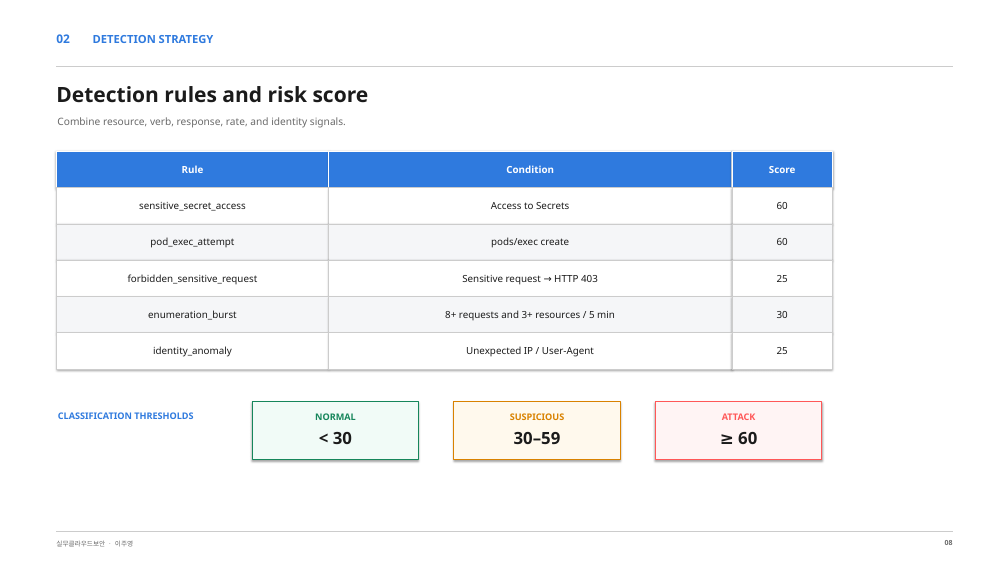
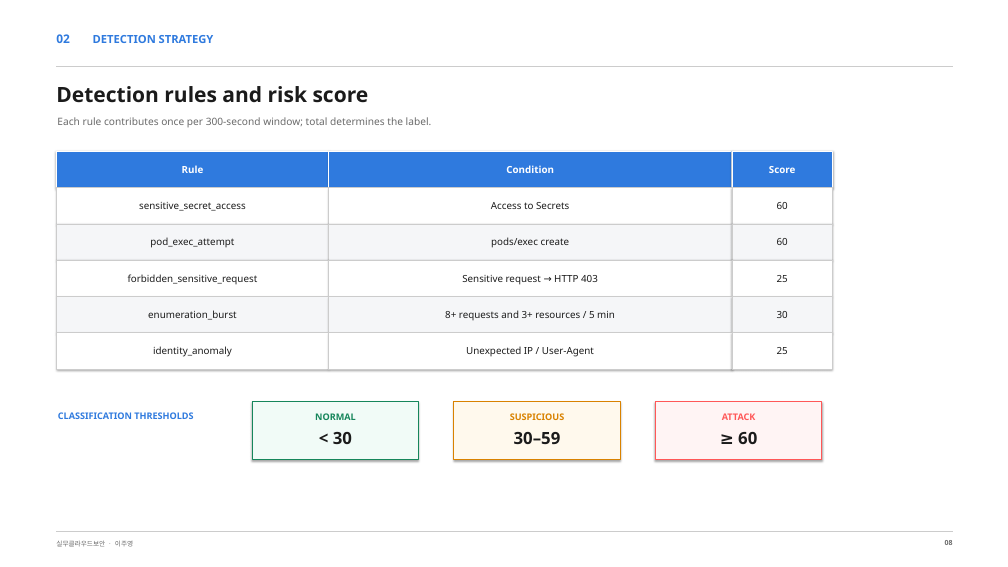
Before and after one commit to leeju0/Cloud_PBL, a slide deck: slide 8 of presentation/api_credential_abuse_detection.pptx. Drawn at 1008x567 pixels with LibreOffice and Linux fonts; fonts in the diff are those of the drawing. Boxes give left, top, right and bottom in pixels: in the first picture for what was removed or moved away, otherwise in the second. Text is boxed around its words. In the diff, an @@ line names an element or a change of style, - is before the commit and + after.

```diff
--- a/presentation/api_credential_abuse_detection.pptx
+++ b/presentation/api_credential_abuse_detection.pptx
@@ text at <box>57,117,432,127</box>: text changed @@
-Combine resource, verb, response, rate, and identity signals.
+Each rule contributes once per 300-second window; total determines the label.
```
Also in this commit, not shown: 11 other slides changed, 1 other file.
